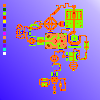
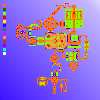
Layer changes from the first 100 × 100 image to the second:
added layer "Pasted Layer" above "Pasted Layer #1" over [59, 79, 67, 92]
added layer "Pasted Layer #1" above "Layer" over [37, 77, 49, 86]
painted on "Layer" over [39, 78, 66, 91]
